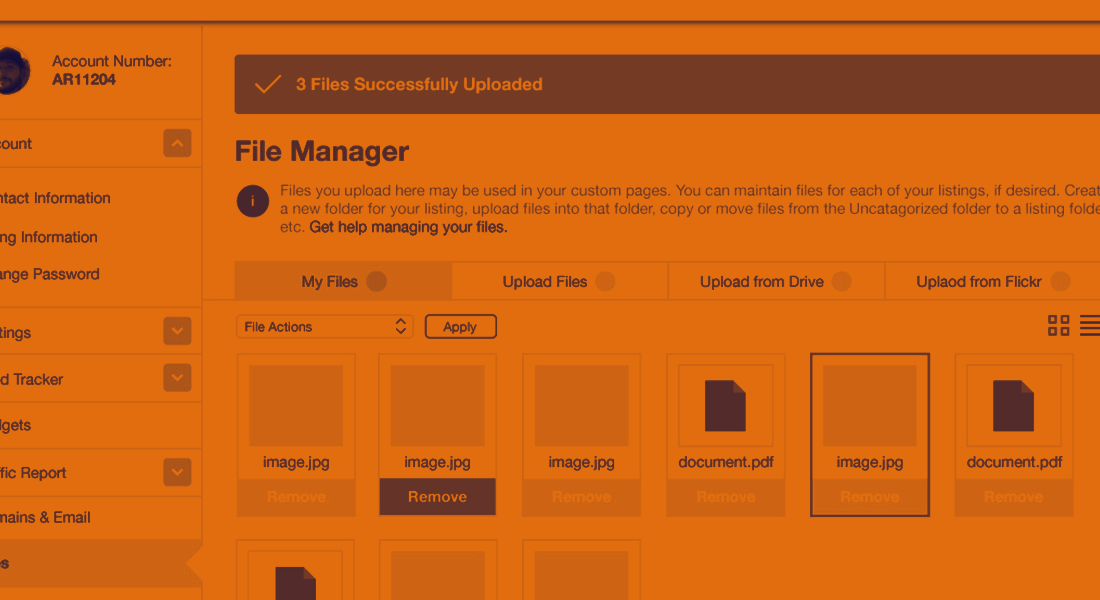
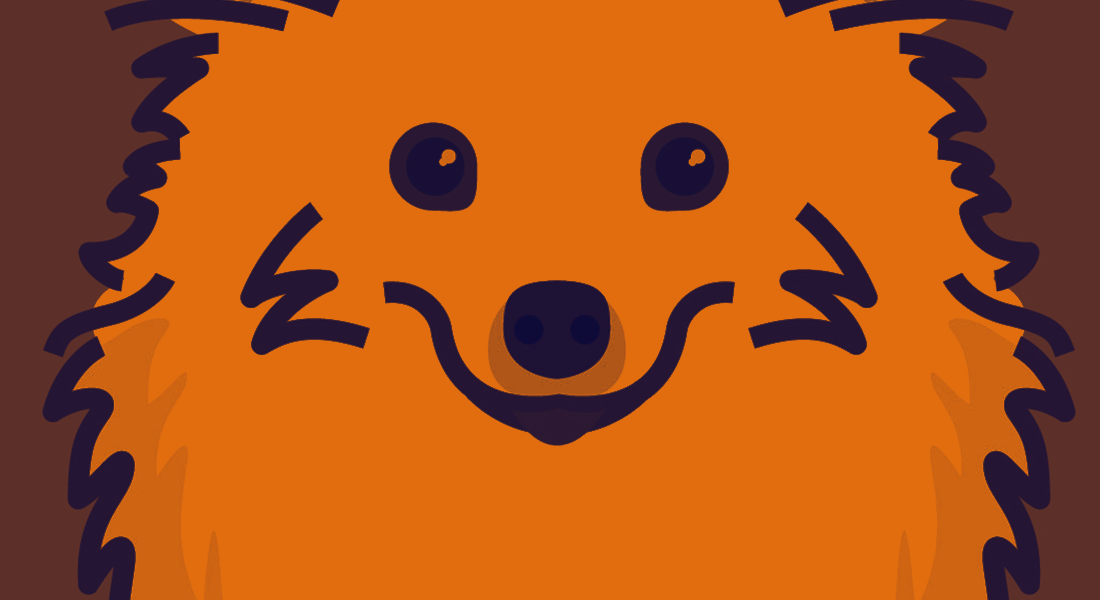
Before/after of a 1100×600 layered artwork. What changed in the layer stack:
added group "illustrations" with 2 layers above "admin-ui" over box(0, 0, 1100, 600)
added layer "cado" in group "illustrations" over box(0, 0, 1100, 600)
hid group "admin-ui" (2 layers) over box(0, 0, 1100, 600)
